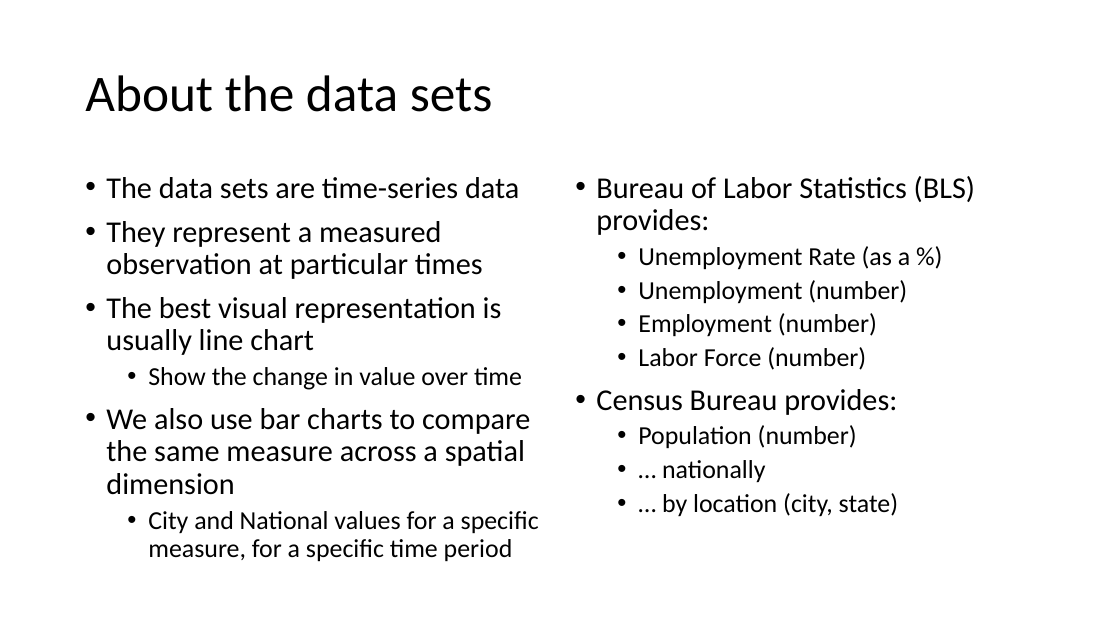
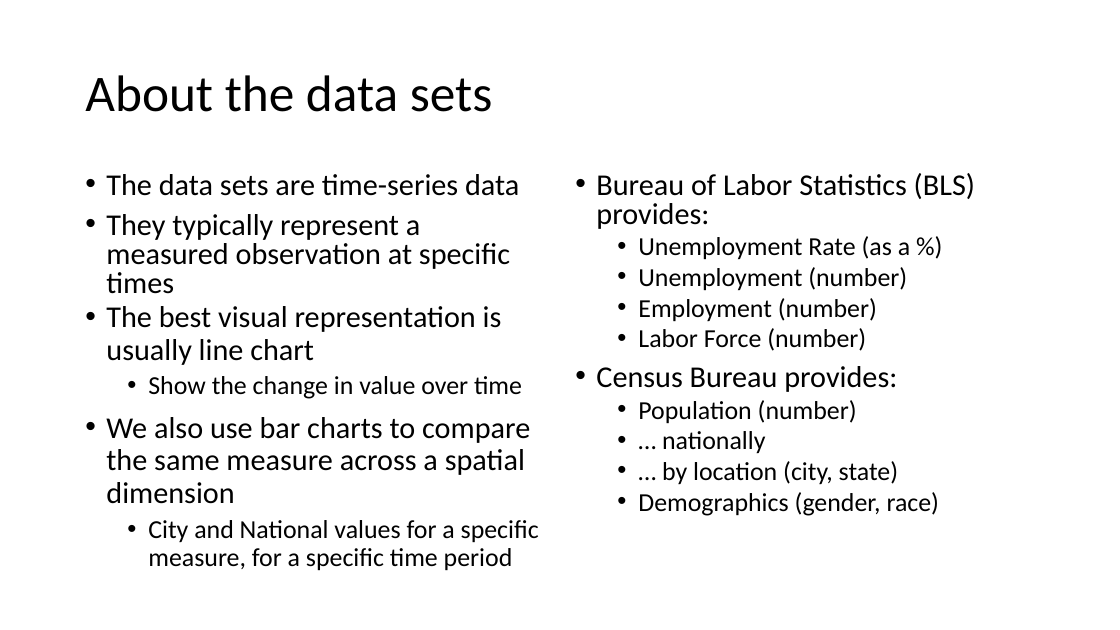
Before and after one commit to muftring/iu-datavis, a slide deck: slide 10 of project/mid-term-presentation.pptx. Drawn at 1120x630 pixels with LibreOffice and Linux fonts; fonts in the diff are those of the drawing. Boxes give left, top, right and bottom in pixels: in the first picture for what was removed or moved away, otherwise in the second. Text is boxed around its words. In the diff, an @@ line names an element or a change of style, - is before the commit and + after.

```diff
--- a/project/mid-term-presentation.pptx
+++ b/project/mid-term-presentation.pptx
@@ text at (106, 174, 519, 196): line spacing 0.9 to 0.8 @@
@@ text at (596, 173, 975, 485): line spacing 0.9 to 0.8 @@
@@ text at (106, 214, 510, 294): text changed @@
-• They represent a measured observation at particular times
+• They typically represent a measured observation at specific times
@@ text "The best visual representation is ...": place and size @@
-text "The best visual representation is ..." at (106, 297, 539, 562)
+text "The best visual representation is ..." at (106, 306, 539, 571)
@@ text at (638, 492, 940, 516): paragraph added @@
+  • Demographics (gender, race)
```
Also in this commit, not shown: 6 other slides changed.
